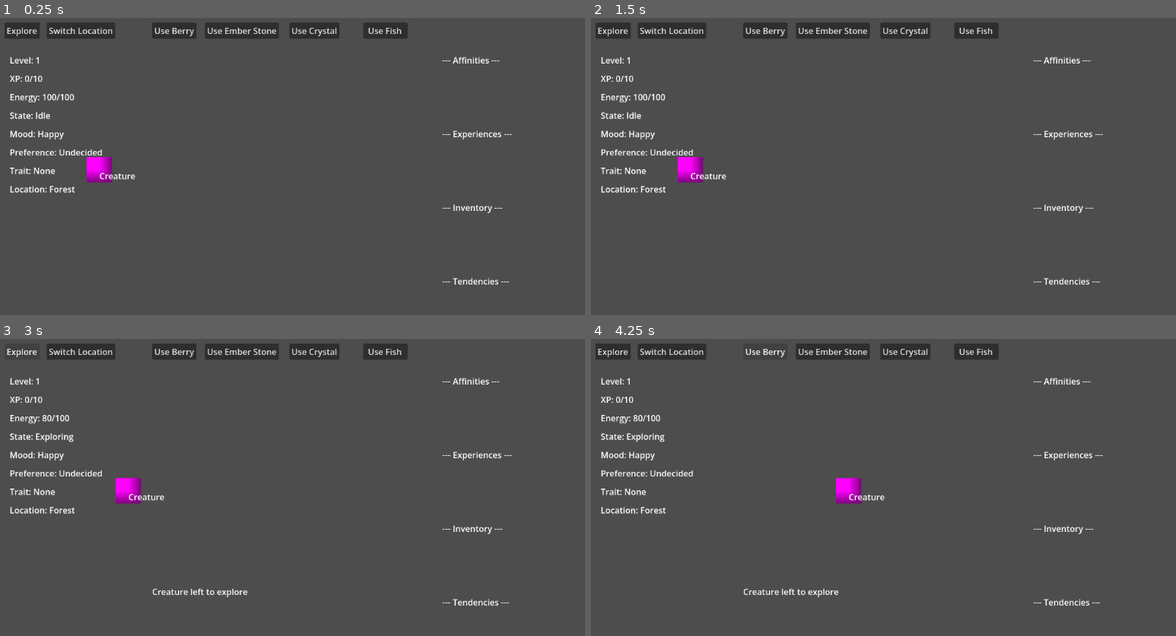
Above: before the commit, frames 1-4 (two rows, left to right).
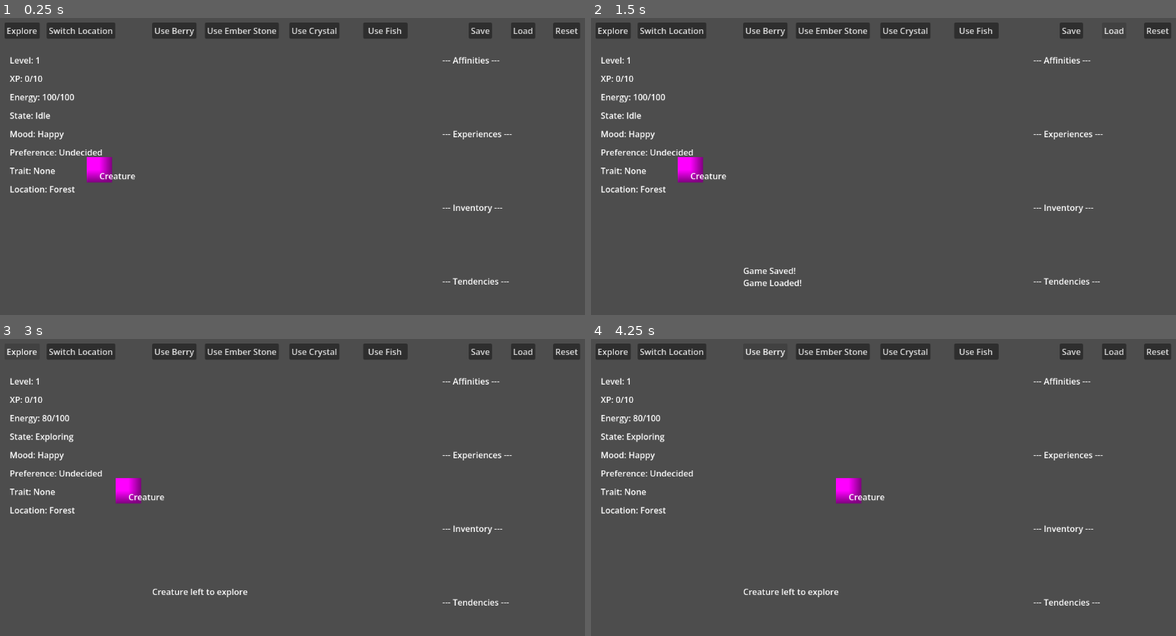
Above: after the commit, the same moments.

Repository: Radhika-15-Agarwal/CreatureGame
Game: Godot game, scene res://scenes/main.tscn
The game is run twice, just before and just after one commit, with the same random seed, the same clock (stepped at 60 frames per second) and the same inputs.
Inputs (mouse positions are in pixels of both pictures, inside the frame that each line leads up to):
- Up to frame 1 (0.25 s): no input
- Up to frame 2 (1.5 s): click (1070, 29) at 0.5 s, where only the run after the commit has a clickable "Save"; click (1111, 29) at 1.25 s, where only the run after the commit has a clickable "Load"
- Up to frame 3 (3 s): click (567, 350) at 2 s, where only the run after the commit has a clickable "Reset"; click "Explore" at 2.75 s
- Up to frame 4 (4.25 s): click "Use Berry" at 3.5 s

The runs differ from the first frame. In frame 1, 0.6% of the frame differs, in the area x 80-100%, y 1-7%; in frame 2, 0.7%, in the area x 26-100%, y 1-91%; in frame 3, 0.6%; in frame 4, 0.6%.

Commit message:
Add save, load and reset

Diff:
--- a/scenes/main.tscn
+++ b/scenes/main.tscn
@@ -2,7 +2,8 @@
 
 [ext_resource type="Script" uid="uid://d2ml2go18epr2" path="res://scripts/main.gd" id="1_0wfyh"]
 [ext_resource type="Script" uid="uid://ho5w2jefd3l" path="res://scripts/creature.gd" id="1_o5qli"]
-[ext_resource type="Script" uid="uid://dj0a7qjw2aq48" path="res://scenes/ui.gd" id="3_sugp2"]
+[ext_resource type="Script" uid="uid://dj0a7qjw2aq48" path="res://scripts/ui.gd" id="3_sugp2"]
+[ext_resource type="Script" uid="uid://xw2yh5nbiott" path="res://scenes/save_manager.gd" id="4_jyhfs"]
 
 [sub_resource type="PlaceholderTexture2D" id="PlaceholderTexture2D_7dm0k"]
 
@@ -146,9 +147,36 @@
 offset_bottom = 40.0
 scroll_following = true
 
+[node name="SaveButton" type="Button" parent="UI" unique_id=1089160037]
+offset_left = 900.0
+offset_top = 20.0
+offset_right = 944.0
+offset_bottom = 51.0
+text = "Save"
+
+[node name="LoadButton" type="Button" parent="UI" unique_id=1939229197]
+offset_left = 980.0
+offset_top = 20.0
+offset_right = 1026.0
+offset_bottom = 51.0
+text = "Load"
+
+[node name="ResetButton" type="Button" parent="UI" unique_id=423440501]
+offset_left = 1060.0
+offset_top = 20.0
+offset_right = 1111.0
+offset_bottom = 51.0
+text = "Reset"
+
+[node name="SaveManager" type="Node" parent="." unique_id=818043779]
+script = ExtResource("4_jyhfs")
+
 [connection signal="pressed" from="UI/ExploreButton" to="." method="_on_explore_button_pressed"]
 [connection signal="pressed" from="UI/LocationButton" to="." method="_on_location_button_pressed"]
 [connection signal="pressed" from="UI/UseBerryButton" to="." method="_on_use_berry_button_pressed"]
 [connection signal="pressed" from="UI/UseEmberStoneButton" to="." method="_on_use_ember_stone_button_pressed"]
 [connection signal="pressed" from="UI/UseCrystalButton" to="." method="_on_use_crystal_button_pressed"]
 [connection signal="pressed" from="UI/UseFishButton" to="." method="_on_use_fish_button_pressed"]
+[connection signal="pressed" from="UI/SaveButton" to="." method="_on_save_button_pressed"]
+[connection signal="pressed" from="UI/LoadButton" to="." method="_on_load_button_pressed"]
+[connection signal="pressed" from="UI/ResetButton" to="." method="_on_reset_button_pressed"]
--- /dev/null
+++ b/scenes/save_manager.gd
@@ -0,0 +1,56 @@
+extends Node
+
+@onready var creature = $"../Creature"
+
+var save_path := "user://creature_save.dat"
+
+func save_game():
+	var save_data = {
+		"xp": creature.xp,
+		"level": creature.level,
+		"energy": creature.energy,
+		"exploring": creature.exploring,
+		"current_location": creature.current_location,
+		"inventory": creature.inventory,
+		"experiences": creature.experiences,
+		"affinities": creature.affinities,
+		"tendencies": creature.tendencies,
+		"events": creature.events
+	}
+
+	var file = FileAccess.open(save_path, FileAccess.WRITE)
+	file.store_var(save_data)
+	creature.add_log("Game Saved!")
+
+func load_game():
+	if not FileAccess.file_exists(save_path):
+		creature.add_log("No save file found.")
+		return
+
+	var file = FileAccess.open(save_path, FileAccess.READ)
+	var save_data = file.get_var()
+
+	# Load base stats
+	creature.xp = save_data.get("xp", 0)
+	creature.level = save_data.get("level", 1)
+	creature.energy = save_data.get("energy", 100.0)
+	creature.exploring = save_data.get("exploring", false)
+	creature.current_location = save_data.get("current_location", "Forest")
+
+	# Load dictionaries safely
+	creature.inventory.merge(save_data.get("inventory", {}), true)
+	creature.experiences.merge(save_data.get("experiences", {}), true)
+	creature.affinities.merge(save_data.get("affinities", {}), true)
+	creature.tendencies.merge(save_data.get("tendencies", {}), true)
+	creature.events.merge(save_data.get("events", {}), true)
+
+	creature.stats_changed.emit()
+	creature.add_log("Game Loaded!")
+
+func reset_game():
+	# 1. Delete the save file if it exists
+	if FileAccess.file_exists(save_path):
+		DirAccess.remove_absolute(save_path)
+
+	# 2. Reload the entire scene to instantly reset everything to default
+	get_tree().reload_current_scene()
--- a/scripts/main.gd
+++ b/scripts/main.gd
@@ -1,6 +1,7 @@
 extends Node2D
 
 @onready var creature = $Creature
+@onready var save_manager = $SaveManager
 
 # ==========================================
 # Button Signals
@@ -22,3 +23,15 @@
 
 func _on_use_fish_button_pressed() -> void:
 	creature.use_item("Fish")
+
+# ==========================================
+# System Buttons
+# ==========================================
+func _on_save_button_pressed() -> void:
+	save_manager.save_game()
+
+func _on_load_button_pressed() -> void:
+	save_manager.load_game()
+
+func _on_reset_button_pressed() -> void:
+	save_manager.reset_game()
Not shown, added: scenes/save_manager.gd.uid
Renamed: scenes/ui.gd -> scripts/ui.gd
Renamed: scenes/ui.gd.uid -> scripts/ui.gd.uid
